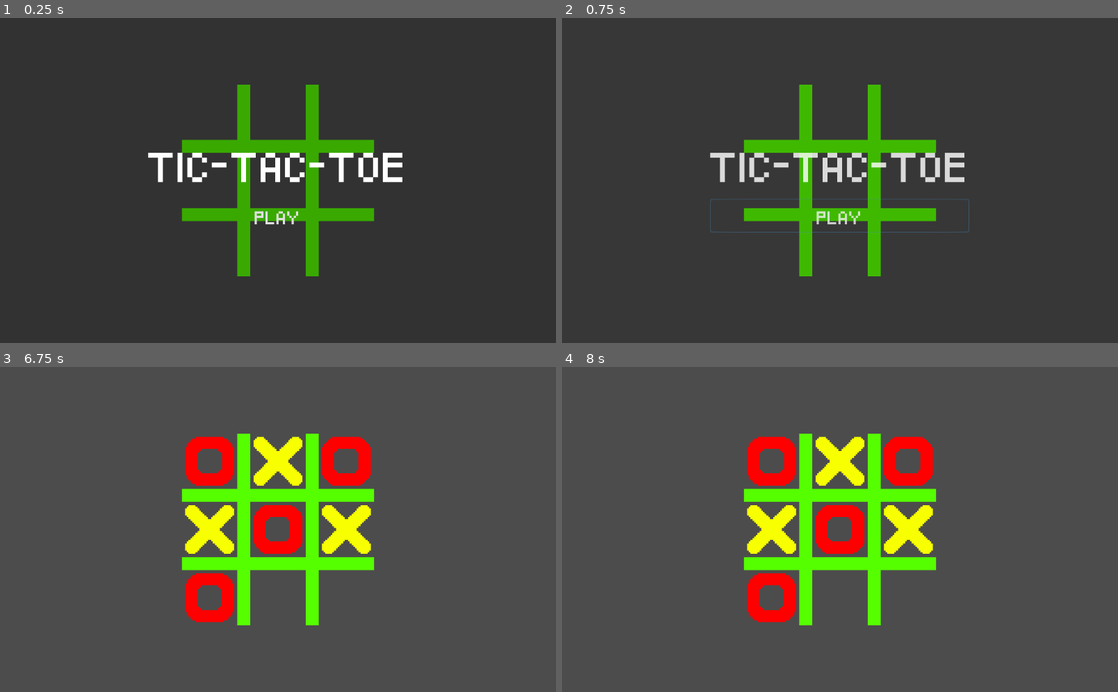
Above: before the commit, frames 1-4 (two rows, left to right).
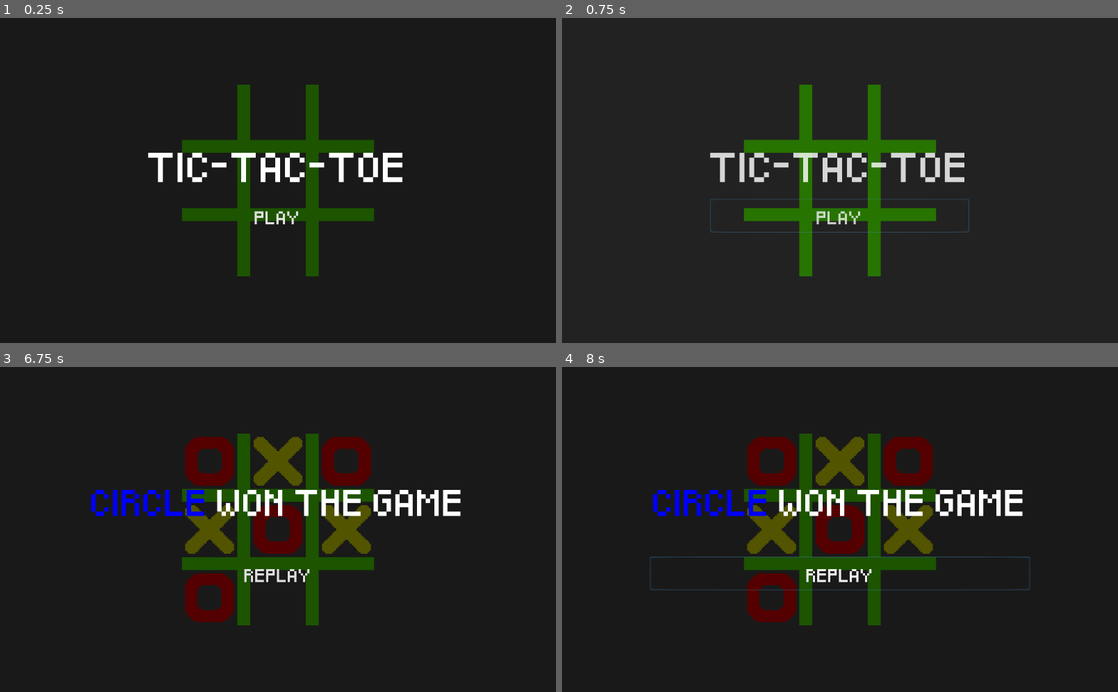
Above: after the commit, the same moments.

Repository: faisaal99/Tic-Tac-Toe
Game: Godot game, scene res://scenes/play_level.tscn
Two runs of this game, one before a commit and one after it. Both use one fixed random seed, a clock stepped at 60 frames per second and the inputs below.
Inputs (mouse positions are in pixels of both pictures, inside the frame that each line leads up to):
- Up to frame 1 (0.25 s): no input
- Up to frame 2 (0.75 s): click "PLAY" at 0.5 s
- Up to frame 3 (6.75 s): click "PLAY" at 1.25 s; tap Enter at 2, 3.5, 5 s; move the mouse to (211, 461) at 2.02 s; press the mouse at (211, 461) at 2.03 s; tap Space at 2.75, 4.25, 5.75 s; move the mouse to (278, 461) at 2.77 s; release the mouse at (278, 461) at 2.78 s; click (278, 461) at 2.85 s; move the mouse to (344, 461) at 3.52 s; press the mouse at (344, 461) at 3.53 s; move the mouse to (211, 529) at 4.27 s; release the mouse at (211, 529) at 4.28 s; click (211, 529) at 4.35 s; move the mouse to (278, 529) at 5.02 s; press the mouse at (278, 529) at 5.03 s; move the mouse to (344, 529) at 5.77 s; release the mouse at (344, 529) at 5.78 s; click (344, 529) at 5.85 s; move the mouse to (211, 597) at 6.52 s; press the mouse at (211, 597) at 6.53 s
- Up to frame 4 (8 s): release the mouse at (773, 597) at 7.25 s; click (840, 575) at 7.25 s, where only the run after the commit has a clickable "REPLAY"

The runs differ from the first frame. In frame 1, 98% of the frame differs, in the area x 0-100%, y 0-100%; in frame 2, 5.1%; in frame 3, 100%; in frame 4, 100%.

Commit message:
add a victory screen

Diff:
--- a/project.godot
+++ b/project.godot
@@ -18,10 +18,16 @@
 "class": "Square",
 "language": "GDScript",
 "path": "res://logic/square.gd"
+}, {
+"base": "Control",
+"class": "UIGameEnd",
+"language": "GDScript",
+"path": "res://scenes/ui_play.gd"
 } ]
 _global_script_class_icons={
 "PlayLogic": "",
-"Square": ""
+"Square": "",
+"UIGameEnd": ""
 }
 
 [application]
--- a/scenes/play_level.tscn
+++ b/scenes/play_level.tscn
@@ -155,3 +155,4 @@
 [connection signal="button_pressed" from="CenterContainer/GridContainer/square8" to="." method="_on_button_pressed"]
 [connection signal="button_pressed" from="CenterContainer/GridContainer/square9" to="." method="_on_button_pressed"]
 [connection signal="play_enabled" from="UI_Play" to="UI_Play/AnimPlayer" method="_on_UI_Play_play_enabled"]
+[connection signal="animation_finished" from="UI_Play/AnimPlayer" to="UI_Play" method="_animation_finished"]
--- a/scenes/play_logic.gd
+++ b/scenes/play_logic.gd
@@ -19,6 +19,8 @@
 
 var _circles = 0
 var _crosses = 0
+
+var ui_game_end = preload("res://scenes/ui_game_end.tscn").instance()
 
 # Check all rows, columns and diagonals
 # to determine if someone won
@@ -50,7 +52,7 @@
 
 	# Prevent other buttons from being pressed
 	GameStatus.is_game_playing = false
-
+	add_child(ui_game_end)
 
 # Catches signal from a button press
 func _on_button_pressed(btn: Square):
--- a/scenes/ui_game_end.tscn
+++ b/scenes/ui_game_end.tscn
@@ -1,4 +1,14 @@
-[gd_scene format=2]
+[gd_scene load_steps=4 format=2]
+
+[ext_resource path="res://assets/fonts/Pixeled.ttf" type="DynamicFontData" id=1]
+
+[sub_resource type="DynamicFont" id=1]
+size = 40
+font_data = ExtResource( 1 )
+
+[sub_resource type="DynamicFont" id=2]
+size = 20
+font_data = ExtResource( 1 )
 
 [node name="UI_GameEnd" type="Control"]
 anchor_right = 1.0
@@ -6,3 +16,40 @@
 __meta__ = {
 "_edit_use_anchors_": false
 }
+
+[node name="Background" type="ColorRect" parent="."]
+anchor_right = 1.0
+anchor_bottom = 1.0
+color = Color( 0, 0, 0, 0.666667 )
+__meta__ = {
+"_edit_use_anchors_": false
+}
+
+[node name="CenterContainer" type="CenterContainer" parent="."]
+anchor_right = 1.0
+anchor_bottom = 1.0
+
+[node name="VBoxContainer" type="VBoxContainer" parent="CenterContainer"]
+margin_left = 162.0
+margin_top = 187.0
+margin_right = 862.0
+margin_bottom = 412.0
+custom_constants/separation = 50
+
+[node name="WinMessage" type="RichTextLabel" parent="CenterContainer/VBoxContainer"]
+margin_right = 700.0
+margin_bottom = 113.0
+rect_min_size = Vector2( 700, 0 )
+custom_fonts/normal_font = SubResource( 1 )
+bbcode_enabled = true
+bbcode_text = "[center][color=blue]CIRCLE[/color] WON THE GAME[/center]"
+text = "CIRCLE WON THE GAME"
+fit_content_height = true
+
+[node name="ReplayButton" type="Button" parent="CenterContainer/VBoxContainer"]
+margin_top = 163.0
+margin_right = 700.0
+margin_bottom = 225.0
+custom_fonts/font = SubResource( 2 )
+text = "REPLAY"
+flat = true
--- a/scenes/ui_play.gd
+++ b/scenes/ui_play.gd
@@ -1,4 +1,6 @@
 extends Control
+
+class_name UIGameEnd
 
 var play_status = GameStatus.is_game_playing
 signal play_enabled
@@ -12,3 +14,7 @@
 
 func _init_new_game():
 	emit_signal("play_enabled")
+
+
+func _animation_finished(anim_name):
+	self.queue_free()
--- a/scenes/ui_play.tscn
+++ b/scenes/ui_play.tscn
@@ -22,7 +22,7 @@
 [node name="Background" type="ColorRect" parent="."]
 anchor_right = 1.0
 anchor_bottom = 1.0
-color = Color( 0, 0, 0, 0.333333 )
+color = Color( 0, 0, 0, 0.666667 )
 __meta__ = {
 "_edit_use_anchors_": false
 }
